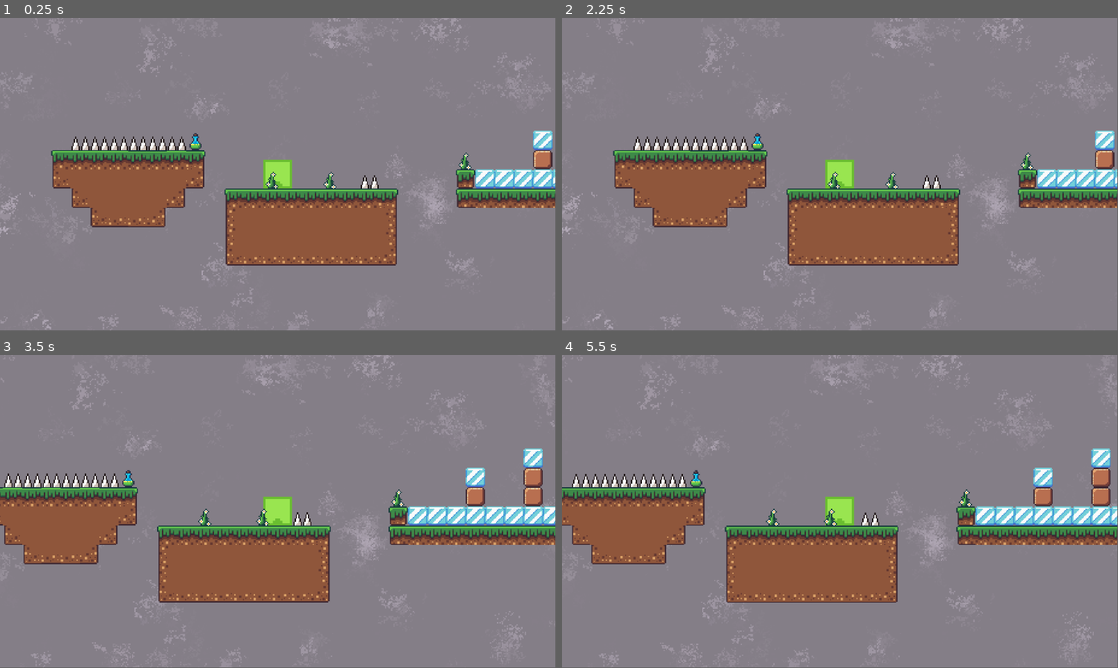
Above: before the commit, frames 1-4 (two rows, left to right).
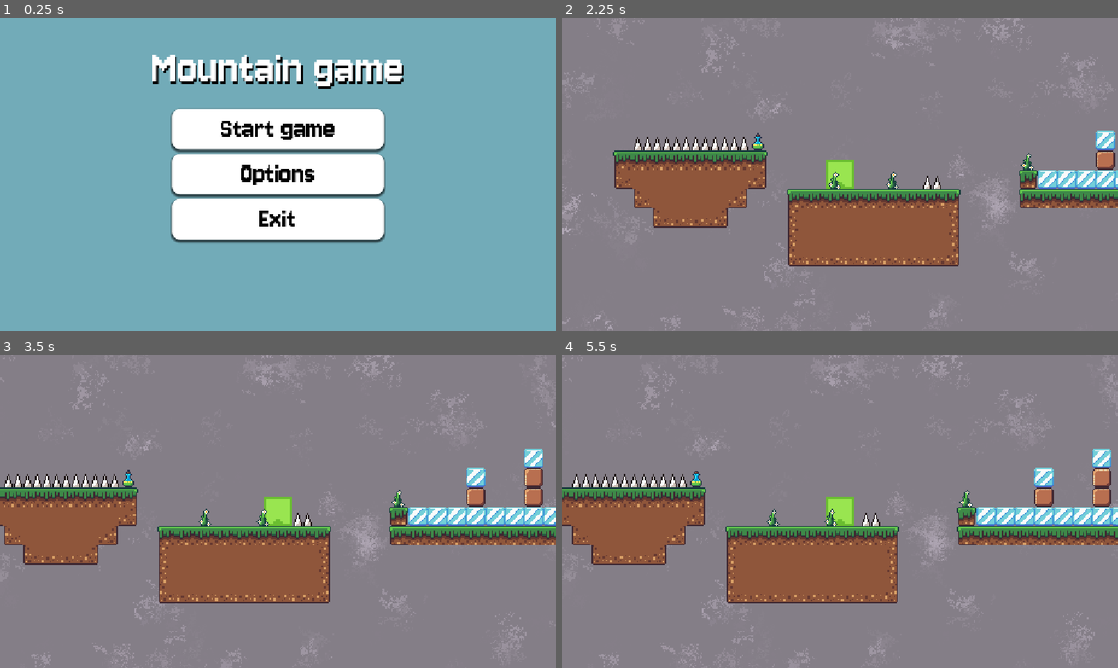
Above: after the commit, the same moments.

Repository: Lazaros-K/Mountain-game
Game: Godot game, scene res://user_interface/main_menu.tscn
Same seed, same stepped clock (60 frames per second), same inputs: the game is played once before the commit and once after it. Before the commit the project starts from res://world_map/tile_system/test/test_maps/test_level.tscn.
Inputs (mouse positions are in pixels of both pictures, inside the frame that each line leads up to):
- Up to frame 1 (0.25 s): no input
- Up to frame 2 (2.25 s): click (840, 174) at 0.5 s, where only the run after the commit has a clickable "Options"; click (840, 249) at 1.25 s, where only the run after the commit has a clickable "Back"; click (840, 127) at 2 s, where only the run after the commit has a clickable "Start game"
- Up to frame 3 (3.5 s): tap Enter at 2.75 s; hold D (right) from 2.78 s (still down); tap Space (jump) at 3.02 s
- Up to frame 4 (5.5 s): tap Space (jump) at 3.5, 3.77, 5.27 s; tap Enter at 4.25 s; release D (right) at 4.28 s; hold A (left) 4.28-5.03 s; hold D (right) from 5.03 s (still down)
In our replay, the window is 799x449 before the commit and 800x450 after it. These sizes can differ from the game's own. Grey fills any space a smaller window leaves; there, only what the larger window draws over its background counts as a difference.

The runs differ from the first frame. In frame 1, 99% of the frame differs, in the area x 0-100%, y 0-100%; in frame 2, 3.6%; in frame 3, 3.7%; in frame 4, 4.0%.

Commit message:
Added basic UI

Diff:
--- /dev/null
+++ b/pause_menu.gd
@@ -0,0 +1,29 @@
+extends CanvasLayer
+#test
+func _ready() -> void:
+	visible = false
+	get_tree().paused = false
+
+func _input(event: InputEvent) -> void:
+	if Input.is_action_just_pressed("pause"):
+		if get_tree().paused:
+			visible = false
+			get_tree().paused = false
+		else:
+			visible = true
+			get_tree().paused = true
+
+func _on_resume_pressed() -> void:
+	visible = false
+	get_tree().paused = false
+
+
+func _on_restart_pressed() -> void:
+	visible = false
+	get_tree().reload_current_scene()
+
+
+func _on_quit_pressed() -> void:
+	visible = false
+	get_tree().paused = false
+	get_tree().change_scene_to_file("res://user_interface/main_menu.tscn")
--- a/project.godot
+++ b/project.godot
@@ -11,7 +11,7 @@
 [application]
 
 config/name="Mountain-game"
-run/main_scene="uid://bjrt5fniapph4"
+run/main_scene="uid://bmca0xk372xs7"
 config/features=PackedStringArray("4.6", "Forward Plus")
 config/icon="res://icon.svg"
 
@@ -23,6 +23,10 @@
 gdscript/warnings/unsafe_method_access=1
 gdscript/warnings/unsafe_cast=1
 gdscript/warnings/unsafe_call_argument=1
+
+[display]
+
+window/stretch/mode="canvas_items"
 
 [input]
 
@@ -56,6 +60,11 @@
 , Object(InputEventKey,"resource_local_to_scene":false,"resource_name":"","device":-1,"window_id":0,"alt_pressed":false …(183 unchanged characters)…
 ]
 }
+pause={
+"deadzone": 0.2,
+"events": [Object(InputEventKey,"resource_local_to_scene":false,"resource_name":"","device":-1,"window_id":0,"alt_pressed":false,"shift_pressed":false,"ctrl_pressed":false,"meta_pressed":false,"pressed":false,"keycode":0,"physical_keycode":4194305,"key_label":0,"unicode":0,"location":0,"echo":false,"script":null)
+]
+}
 
 [layer_names]
 
--- /dev/null
+++ b/user_interface/main_menu.gd
@@ -0,0 +1,24 @@
+extends Control
+
+@onready var menu_buttons: VBoxContainer = $MenuButtons
+@onready var options: Panel = $Options
+
+func _ready():
+	menu_buttons.visible = true
+	options.visible = false
+
+func _on_start_pressed() -> void:
+	get_tree().change_scene_to_file("res://world_map/tile_system/test/test_maps/test_level.tscn")
+
+
+func _on_options_pressed() -> void:
+	menu_buttons.visible = false
+	options.visible = true
+
+
+func _on_exit_pressed() -> void:
+	get_tree().quit()
+
+
+func _on_back_pressed() -> void:
+	_ready()
--- /dev/null
+++ b/user_interface/main_menu.tscn
@@ -0,0 +1,218 @@
+[gd_scene format=3 uid="uid://bmca0xk372xs7"]
+
+[ext_resource type="FontFile" uid="uid://cp83lbaus88i6" path="res://user_interface/Jersey10-Regular.ttf" id="1_1aipp"]
+[ext_resource type="Script" uid="uid://cqax750jmv2p4" path="res://user_interface/main_menu.gd" id="1_xqlja"]
+[ext_resource type="Script" uid="uid://c4f5uxmt0hpj8" path="res://user_interface/screen_mode_b.gd" id="3_ejyv4"]
+
+[sub_resource type="StyleBoxFlat" id="StyleBoxFlat_xqlja"]
+bg_color = Color(0.44640002, 0.66984004, 0.72, 1)
+
+[sub_resource type="StyleBoxFlat" id="StyleBoxFlat_ypthw"]
+bg_color = Color(1, 1, 1, 1)
+corner_radius_top_left = 16
+corner_radius_top_right = 16
+corner_radius_bottom_right = 16
+corner_radius_bottom_left = 16
+shadow_size = 5
+shadow_offset = Vector2(0, 3.5)
+
+[sub_resource type="StyleBoxFlat" id="StyleBoxFlat_1aipp"]
+bg_color = Color(0.36207703, 0.36207703, 0.362077, 1)
+corner_radius_top_left = 16
+corner_radius_top_right = 16
+corner_radius_bottom_right = 16
+corner_radius_bottom_left = 16
+shadow_size = 5
+shadow_offset = Vector2(0, 3.5)
+
+[sub_resource type="StyleBoxFlat" id="StyleBoxFlat_ejyv4"]
+bg_color = Color(0.5802276, 0.5802278, 0.58022755, 1)
+corner_radius_top_left = 16
+corner_radius_top_right = 16
+corner_radius_bottom_right = 16
+corner_radius_bottom_left = 16
+shadow_size = 5
+shadow_offset = Vector2(0, 3.5)
+
+[sub_resource type="StyleBoxEmpty" id="StyleBoxEmpty_1aipp"]
+
+[node name="MainMenu" type="Control" unique_id=576726126]
+layout_mode = 3
+anchors_preset = 15
+anchor_right = 1.0
+anchor_bottom = 1.0
+grow_horizontal = 2
+grow_vertical = 2
+script = ExtResource("1_xqlja")
+
+[node name="BCKGRND" type="Panel" parent="." unique_id=1495096156]
+layout_mode = 1
+anchors_preset = 15
+anchor_right = 1.0
+anchor_bottom = 1.0
+grow_horizontal = 2
+grow_vertical = 2
+theme_override_styles/panel = SubResource("StyleBoxFlat_xqlja")
+
+[node name="MenuButtons" type="VBoxContainer" parent="." unique_id=699412066]
+layout_mode = 1
+anchors_preset = 8
+anchor_left = 0.5
+anchor_top = 0.5
+anchor_right = 0.5
+anchor_bottom = 0.5
+offset_left = -219.0
+offset_top = -135.75
+offset_right = 219.0
+offset_bottom = 135.75
+grow_horizontal = 2
+grow_vertical = 2
+theme_override_constants/separation = 9
+metadata/_edit_use_anchors_ = true
+
+[node name="StartButton" type="Button" parent="MenuButtons" unique_id=1173804730]
+layout_mode = 2
+size_flags_vertical = 3
+theme_override_colors/font_color = Color(0, 0, 0, 1)
+theme_override_colors/font_focus_color = Color(0, 0, 0, 1)
+theme_override_colors/font_pressed_color = Color(0, 0, 0, 1)
+theme_override_colors/font_hover_color = Color(0, 0, 0, 1)
+theme_override_fonts/font = ExtResource("1_1aipp")
+theme_override_font_sizes/font_size = 60
+theme_override_styles/normal = SubResource("StyleBoxFlat_ypthw")
+theme_override_styles/pressed = SubResource("StyleBoxFlat_1aipp")
+theme_override_styles/hover = SubResource("StyleBoxFlat_ejyv4")
+theme_override_styles/focus = SubResource("StyleBoxEmpty_1aipp")
+text = "Start game"
+metadata/_edit_use_anchors_ = true
+
+[node name="OptionsButton" type="Button" parent="MenuButtons" unique_id=817905005]
+layout_mode = 2
+size_flags_vertical = 3
+theme_override_colors/font_color = Color(0, 0, 0, 1)
+theme_override_colors/font_focus_color = Color(0, 0, 0, 1)
+theme_override_colors/font_pressed_color = Color(0, 0, 0, 1)
+theme_override_colors/font_hover_color = Color(0, 0, 0, 1)
+theme_override_fonts/font = ExtResource("1_1aipp")
+theme_override_font_sizes/font_size = 60
+theme_override_styles/normal = SubResource("StyleBoxFlat_ypthw")
+theme_override_styles/pressed = SubResource("StyleBoxFlat_1aipp")
+theme_override_styles/hover = SubResource("StyleBoxFlat_ejyv4")
+theme_override_styles/focus = SubResource("StyleBoxEmpty_1aipp")
+text = "Options"
+metadata/_edit_use_anchors_ = true
+
+[node name="ExitButton" type="Button" parent="MenuButtons" unique_id=917300154]
+layout_mode = 2
+size_flags_vertical = 3
+theme_override_colors/font_color = Color(0, 0, 0, 1)
+theme_override_colors/font_focus_color = Color(0, 0, 0, 1)
+theme_override_colors/font_pressed_color = Color(0, 0, 0, 1)
+theme_override_colors/font_hover_color = Color(0, 0, 0, 1)
+theme_override_fonts/font = ExtResource("1_1aipp")
+theme_override_font_sizes/font_size = 60
+theme_override_styles/normal = SubResource("StyleBoxFlat_ypthw")
+theme_override_styles/pressed = SubResource("StyleBoxFlat_1aipp")
+theme_override_styles/hover = SubResource("StyleBoxFlat_ejyv4")
+theme_override_styles/focus = SubResource("StyleBoxEmpty_1aipp")
+text = "Exit"
+metadata/_edit_use_anchors_ = true
+
+[node name="Label" type="Label" parent="." unique_id=1951684006]
+layout_mode = 1
+anchors_preset = 8
+anchor_left = 0.5
+anchor_top = 0.5
+anchor_right = 0.5
+anchor_bottom = 0.5
+offset_left = -137.0
+offset_top = -273.0
+offset_right = 137.0
+offset_bottom = -167.0
+grow_horizontal = 2
+grow_vertical = 2
+theme_override_colors/font_shadow_color = Color(0, 0, 0, 1)
+theme_override_constants/shadow_offset_x = 3
+theme_override_constants/shadow_offset_y = 5
+theme_override_fonts/font = ExtResource("1_1aipp")
+theme_override_font_sizes/font_size = 100
+text = "Mountain game"
+horizontal_alignment = 1
+vertical_alignment = 1
+
+[node name="Options" type="Panel" parent="." unique_id=734638412]
+layout_mode = 1
+anchors_preset = 8
+anchor_left = 0.5
+anchor_top = 0.5
+anchor_right = 0.5
+anchor_bottom = 0.5
+offset_left = -301.0
+offset_top = -155.0
+offset_right = 301.0
+offset_bottom = 231.0
+grow_horizontal = 2
+grow_vertical = 2
+metadata/_edit_use_anchors_ = true
+
+[node name="Label" type="Label" parent="Options" unique_id=1705606376]
+layout_mode = 1
+anchors_preset = 8
+anchor_left = 0.5
+anchor_top = 0.5
+anchor_right = 0.5
+anchor_bottom = 0.5
+offset_left = -298.0
+offset_top = -189.0
+offset_right = 298.0
+offset_bottom = -96.0
+grow_horizontal = 2
+grow_vertical = 2
+theme_override_fonts/font = ExtResource("1_1aipp")
+theme_override_font_sizes/font_size = 60
+text = "Options"
+horizontal_alignment = 1
+vertical_alignment = 1
+
+[node name="BackButton" type="Button" parent="Options" unique_id=928509805]
+layout_mode = 1
+anchors_preset = 7
+anchor_left = 0.5
+anchor_top = 1.0
+anchor_right = 0.5
+anchor_bottom = 1.0
+offset_left = -110.0
+offset_top = -107.0
+offset_right = 110.0
+offset_bottom = -41.0
+grow_horizontal = 2
+grow_vertical = 0
+size_flags_vertical = 3
+theme_override_colors/font_color = Color(0, 0, 0, 1)
+theme_override_colors/font_focus_color = Color(0, 0, 0, 1)
+theme_override_colors/font_pressed_color = Color(0, 0, 0, 1)
+theme_override_colors/font_hover_color = Color(0, 0, 0, 1)
+theme_override_fonts/font = ExtResource("1_1aipp")
+theme_override_font_sizes/font_size = 60
+theme_override_styles/normal = SubResource("StyleBoxFlat_ypthw")
+theme_override_styles/pressed = SubResource("StyleBoxFlat_1aipp")
+theme_override_styles/hover = SubResource("StyleBoxFlat_ejyv4")
+theme_override_styles/focus = SubResource("StyleBoxEmpty_1aipp")
+text = "Back"
+
+[node name="ScreenModeB" type="CheckButton" parent="Options" unique_id=785841799]
+layout_mode = 0
+offset_left = 74.0
+offset_top = 128.0
+offset_right = 525.0
+offset_bottom = 182.0
+theme_override_fonts/font = ExtResource("1_1aipp")
+theme_override_font_sizes/font_size = 50
+text = "Fullscreen"
+script = ExtResource("3_ejyv4")
+
+[connection signal="pressed" from="MenuButtons/StartButton" to="." method="_on_start_pressed"]
+[connection signal="pressed" from="MenuButtons/OptionsButton" to="." method="_on_options_pressed"]
+[connection signal="pressed" from="MenuButtons/ExitButton" to="." method="_on_exit_pressed"]
+[connection signal="pressed" from="Options/BackButton" to="." method="_on_back_pressed"]
+[connection signal="toggled" from="Options/ScreenModeB" to="Options/ScreenModeB" method="_on_toggled"]
--- /dev/null
+++ b/user_interface/pause_menu.tscn
@@ -0,0 +1,215 @@
+[gd_scene format=3 uid="uid://1bo5uyadwikm"]
+
+[ext_resource type="Script" uid="uid://8wvndftwprsc" path="res://pause_menu.gd" id="1_3al74"]
+[ext_resource type="FontFile" uid="uid://cp83lbaus88i6" path="res://user_interface/Jersey10-Regular.ttf" id="2_t6nv7"]
+
+[sub_resource type="StyleBoxFlat" id="StyleBoxFlat_vbv2j"]
+bg_color = Color(0.44705883, 0.67058825, 0.72156864, 1)
+corner_radius_top_left = 32
+corner_radius_top_right = 32
+corner_radius_bottom_right = 32
+corner_radius_bottom_left = 32
+shadow_size = 5
+shadow_offset = Vector2(0, 3.5)
+
+[sub_resource type="StyleBoxFlat" id="StyleBoxFlat_6s2r0"]
+bg_color = Color(1, 1, 1, 1)
+corner_radius_top_left = 16
+corner_radius_top_right = 16
+corner_radius_bottom_right = 16
+corner_radius_bottom_left = 16
+shadow_size = 5
+shadow_offset = Vector2(0, 3.5)
+
+[sub_resource type="StyleBoxFlat" id="StyleBoxFlat_pa2yc"]
+bg_color = Color(0.36207703, 0.36207703, 0.362077, 1)
+corner_radius_top_left = 16
+corner_radius_top_right = 16
+corner_radius_bottom_right = 16
+corner_radius_bottom_left = 16
+shadow_size = 5
+shadow_offset = Vector2(0, 3.5)
+
+[sub_resource type="StyleBoxFlat" id="StyleBoxFlat_0id6p"]
+bg_color = Color(0.5802276, 0.5802278, 0.58022755, 1)
+corner_radius_top_left = 16
+corner_radius_top_right = 16
+corner_radius_bottom_right = 16
+corner_radius_bottom_left = 16
+shadow_size = 5
+shadow_offset = Vector2(0, 3.5)
+
+[sub_resource type="StyleBoxEmpty" id="StyleBoxEmpty_436lk"]
+
+[sub_resource type="StyleBoxFlat" id="StyleBoxFlat_hyrwy"]
+bg_color = Color(1, 1, 1, 1)
+corner_radius_top_left = 16
+corner_radius_top_right = 16
+corner_radius_bottom_right = 16
+corner_radius_bottom_left = 16
+shadow_size = 5
+shadow_offset = Vector2(0, 3.5)
+
+[sub_resource type="StyleBoxFlat" id="StyleBoxFlat_p3gfp"]
+bg_color = Color(0.36207703, 0.36207703, 0.362077, 1)
+corner_radius_top_left = 16
+corner_radius_top_right = 16
+corner_radius_bottom_right = 16
+corner_radius_bottom_left = 16
+shadow_size = 5
+shadow_offset = Vector2(0, 3.5)
+
+[sub_resource type="StyleBoxFlat" id="StyleBoxFlat_fk6l3"]
+bg_color = Color(0.5802276, 0.5802278, 0.58022755, 1)
+corner_radius_top_left = 16
+corner_radius_top_right = 16
+corner_radius_bottom_right = 16
+corner_radius_bottom_left = 16
+shadow_size = 5
+shadow_offset = Vector2(0, 3.5)
+
+[sub_resource type="StyleBoxEmpty" id="StyleBoxEmpty_iwrkp"]
+
+[sub_resource type="StyleBoxFlat" id="StyleBoxFlat_2e0rp"]
+bg_color = Color(1, 1, 1, 1)
+corner_radius_top_left = 16
+corner_radius_top_right = 16
+corner_radius_bottom_right = 16
+corner_radius_bottom_left = 16
+shadow_size = 5
+shadow_offset = Vector2(0, 3.5)
+
+[sub_resource type="StyleBoxFlat" id="StyleBoxFlat_fhca2"]
+bg_color = Color(0.36207703, 0.36207703, 0.362077, 1)
+corner_radius_top_left = 16
+corner_radius_top_right = 16
+corner_radius_bottom_right = 16
+corner_radius_bottom_left = 16
+shadow_size = 5
+shadow_offset = Vector2(0, 3.5)
+
+[sub_resource type="StyleBoxFlat" id="StyleBoxFlat_6ghjp"]
+bg_color = Color(0.5802276, 0.5802278, 0.58022755, 1)
+corner_radius_top_left = 16
+corner_radius_top_right = 16
+corner_radius_bottom_right = 16
+corner_radius_bottom_left = 16
+shadow_size = 5
+shadow_offset = Vector2(0, 3.5)
+
+[sub_resource type="StyleBoxEmpty" id="StyleBoxEmpty_io6c4"]
+
+[node name="pause_menu" type="CanvasLayer" unique_id=273633992]
+process_mode = 3
+script = ExtResource("1_3al74")
+
+[node name="ColorRect" type="ColorRect" parent="." unique_id=147998351]
+anchors_preset = 15
+anchor_right = 1.0
+anchor_bottom = 1.0
+grow_horizontal = 2
+grow_vertical = 2
+color = Color(0, 0, 0, 0.60784316)
+
+[node name="Panel" type="Panel" parent="." unique_id=761707992]
+anchors_preset = 8
+anchor_left = 0.5
+anchor_top = 0.5
+anchor_right = 0.5
+anchor_bottom = 0.5
+offset_left = -153.5
+offset_top = -211.5
+offset_right = 153.5
+offset_bottom = 211.5
+grow_horizontal = 2
+grow_vertical = 2
+theme_override_styles/panel = SubResource("StyleBoxFlat_vbv2j")
+metadata/_edit_use_anchors_ = true
+
+[node name="VBoxContainer" type="VBoxContainer" parent="." unique_id=1999174749]
+anchors_preset = -1
+anchor_left = 0.5
+anchor_top = 0.4675926
+anchor_right = 0.5
+anchor_bottom = 0.4675926
+offset_left = -104.25
+offset_top = -85.0
+offset_right = 104.25
+offset_bottom = 85.0
+grow_horizontal = 2
+grow_vertical = 2
+metadata/_edit_use_anchors_ = true
+
+[node name="Resume" type="Button" parent="VBoxContainer" unique_id=1142930374]
+layout_mode = 2
+size_flags_horizontal = 5
+size_flags_vertical = 2
+theme_override_colors/font_color = Color(0, 0, 0, 1)
+theme_override_colors/font_focus_color = Color(0, 0, 0, 1)
+theme_override_colors/font_pressed_color = Color(0, 0, 0, 1)
+theme_override_colors/font_hover_color = Color(0, 0, 0, 1)
+theme_override_fonts/font = ExtResource("2_t6nv7")
+theme_override_font_sizes/font_size = 45
+theme_override_styles/normal = SubResource("StyleBoxFlat_6s2r0")
+theme_override_styles/pressed = SubResource("StyleBoxFlat_pa2yc")
+theme_override_styles/hover = SubResource("StyleBoxFlat_0id6p")
+theme_override_styles/focus = SubResource("StyleBoxEmpty_436lk")
+text = "Resume
+"
+
+[node name="Restart" type="Button" parent="VBoxContainer" unique_id=210966481]
+layout_mode = 2
+size_flags_horizontal = 5
+size_flags_vertical = 2
+theme_override_colors/font_color = Color(0, 0, 0, 1)
+theme_override_colors/font_focus_color = Color(0, 0, 0, 1)
+theme_override_colors/font_pressed_color = Color(0, 0, 0, 1)
+theme_override_colors/font_hover_color = Color(0, 0, 0, 1)
+theme_override_fonts/font = ExtResource("2_t6nv7")
+theme_override_font_sizes/font_size = 45
+theme_override_styles/normal = SubResource("StyleBoxFlat_hyrwy")
+theme_override_styles/pressed = SubResource("StyleBoxFlat_p3gfp")
+theme_override_styles/hover = SubResource("StyleBoxFlat_fk6l3")
+theme_override_styles/focus = SubResource("StyleBoxEmpty_iwrkp")
+text = "Restart
+"
+
+[node name="Quit" type="Button" parent="VBoxContainer" unique_id=745047950]
+layout_mode = 2
+size_flags_horizontal = 5
+size_flags_vertical = 2
+theme_override_colors/font_color = Color(0, 0, 0, 1)
+theme_override_colors/font_focus_color = Color(0, 0, 0, 1)
+theme_override_colors/font_pressed_color = Color(0, 0, 0, 1)
+theme_override_colors/font_hover_color = Color(0, 0, 0, 1)
+theme_override_fonts/font = ExtResource("2_t6nv7")
+theme_override_font_sizes/font_size = 45
+theme_override_styles/normal = SubResource("StyleBoxFlat_2e0rp")
+theme_override_styles/pressed = SubResource("StyleBoxFlat_fhca2")
+theme_override_styles/hover = SubResource("StyleBoxFlat_6ghjp")
+theme_override_styles/focus = SubResource("StyleBoxEmpty_io6c4")
+text = "Quit
+
+"
+
+[node name="Label" type="Label" parent="." unique_id=1877409600]
+anchors_preset = 5
+anchor_left = 0.5
+anchor_right = 0.5
+offset_left = -104.0
+offset_top = 138.0
+offset_right = 104.0
+offset_bottom = 193.0
+grow_horizontal = 2
+theme_override_colors/font_shadow_color = Color(0, 0, 0, 1)
+theme_override_constants/shadow_offset_x = 2
+theme_override_constants/shadow_offset_y = 3
+theme_override_fonts/font = ExtResource("2_t6nv7")
+theme_override_font_sizes/font_size = 50
+text = "Pause menu"
+horizontal_alignment = 1
+vertical_alignment = 1
+
+[connection signal="pressed" from="VBoxContainer/Resume" to="." method="_on_resume_pressed"]
+[connection signal="pressed" from="VBoxContainer/Restart" to="." method="_on_restart_pressed"]
+[connection signal="pressed" from="VBoxContainer/Quit" to="." method="_on_quit_pressed"]
--- /dev/null
+++ b/user_interface/screen_mode_b.gd
@@ -0,0 +1,8 @@
+extends CheckButton
+
+
+func _on_toggled(toggled_on: bool) -> void:
+	if toggled_on == true:
+		DisplayServer.window_set_mode(DisplayServer.WINDOW_MODE_FULLSCREEN)
+	else:
+		DisplayServer.window_set_mode(DisplayServer.WINDOW_MODE_WINDOWED)
--- a/world_map/tile_system/test/test_maps/test_level.tscn
+++ b/world_map/tile_system/test/test_maps/test_level.tscn
@@ -3,6 +3,7 @@
 [ext_resource type="Texture2D" uid="uid://bjjqc77snl0yo" path="res://world_map/assets/grey_bg.png" id="1_et3r8"]
 [ext_resource type="PackedScene" uid="uid://l8segejsovjy" path="res://characters/test_character/charcter.tscn" id="2_wfp8v"]
 [ext_resource type="PackedScene" uid="uid://c85j1xjfj4wlb" path="res://world_map/map_fragments/map_fragment_template.tscn" id="3_0bq3w"]
+[ext_resource type="PackedScene" uid="uid://1bo5uyadwikm" path="res://user_interface/pause_menu.tscn" id="4_gcskw"]
 
 [node name="test_level" type="Node2D" unique_id=392777027]
 
@@ -18,3 +19,5 @@
 zoom = Vector2(2.5, 2.5)
 
 [node name="TileMap" parent="." unique_id=578587331 instance=ExtResource("3_0bq3w")]
+
+[node name="pause_menu" parent="." unique_id=273633992 instance=ExtResource("4_gcskw")]
Not shown, added: pause_menu.gd.uid
Binary file added: user_interface/Jersey10-Regular.ttf
Not shown, added: user_interface/Jersey10-Regular.ttf.import
Not shown, added: user_interface/main_menu.gd.uid
Not shown, added: user_interface/screen_mode_b.gd.uid
